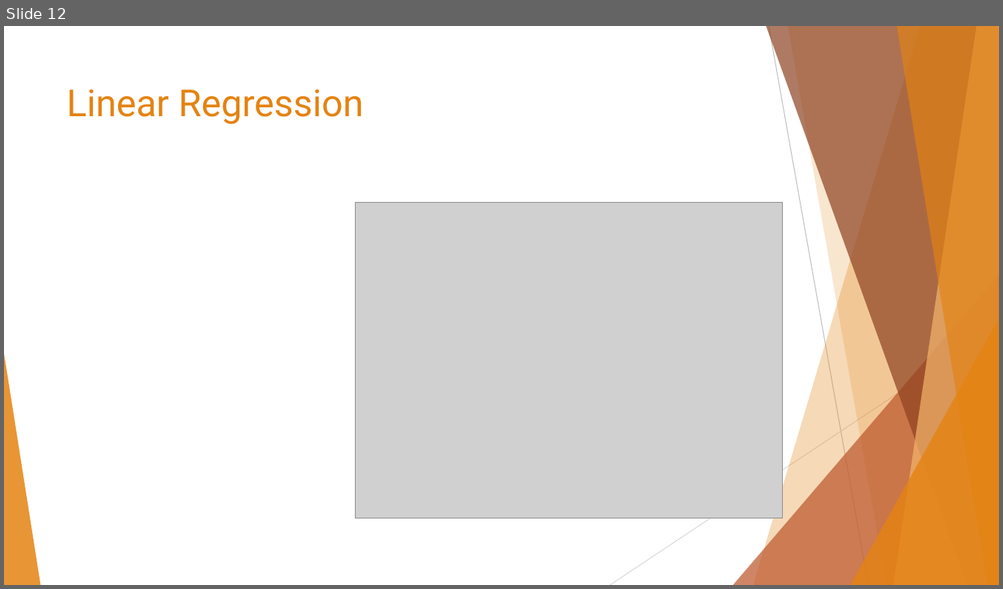
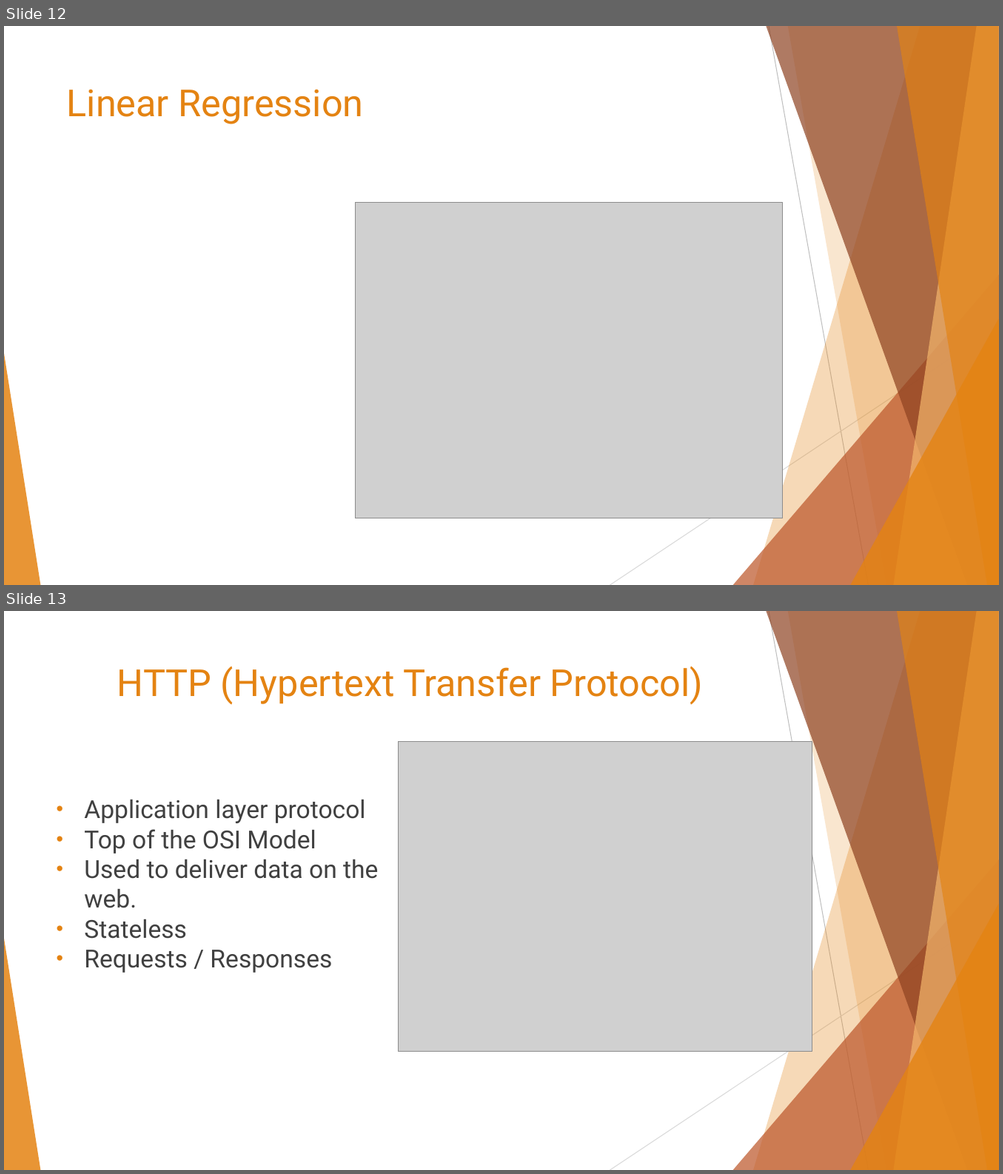
Before and after one commit to data-max-hq/workshop-epoka, a slide deck: Presentations/Introduction to Machine Learning.pptx. Shown one above the other, each under a label of ours: slide 12 before the commit, slides 12 and 13 after it. The pictures are 1003x589 and 1003x1174 pixels, drawn with LibreOffice and Linux fonts; fonts in the diff are those of the drawing; grey boxes stand for pictures. Boxes give left, top, right and bottom in pixels: in the first picture for what was removed or moved away, otherwise in the second. Text is boxed around its words. In the diff, an @@ line names an element or a change of style, - is before the commit and + after.

```diff
--- a/Presentations/Introduction to Machine Learning.pptx
+++ b/Presentations/Introduction to Machine Learning.pptx
@@ slide 13 added at bbox=[4, 611, 999, 1170], background #FFFFFF; not listed: 10 template elements that a slide beside it also shows @@
@@ title added at bbox=[117, 667, 703, 705], 36 pt, text #E48312 @@
+HTTP (Hypertext Transfer Protocol)
@@ picture added at bbox=[398, 741, 811, 1052] @@
@@ text added at bbox=[84, 800, 378, 973], 24 pt, text #404040 @@
+• Application layer protocol
+• Top of the OSI Model
+• Used to deliver data on the web.
+• Stateless
+• Requests / Responses
```
Also in this commit, not shown: 7 other slides added, 1 other file.
